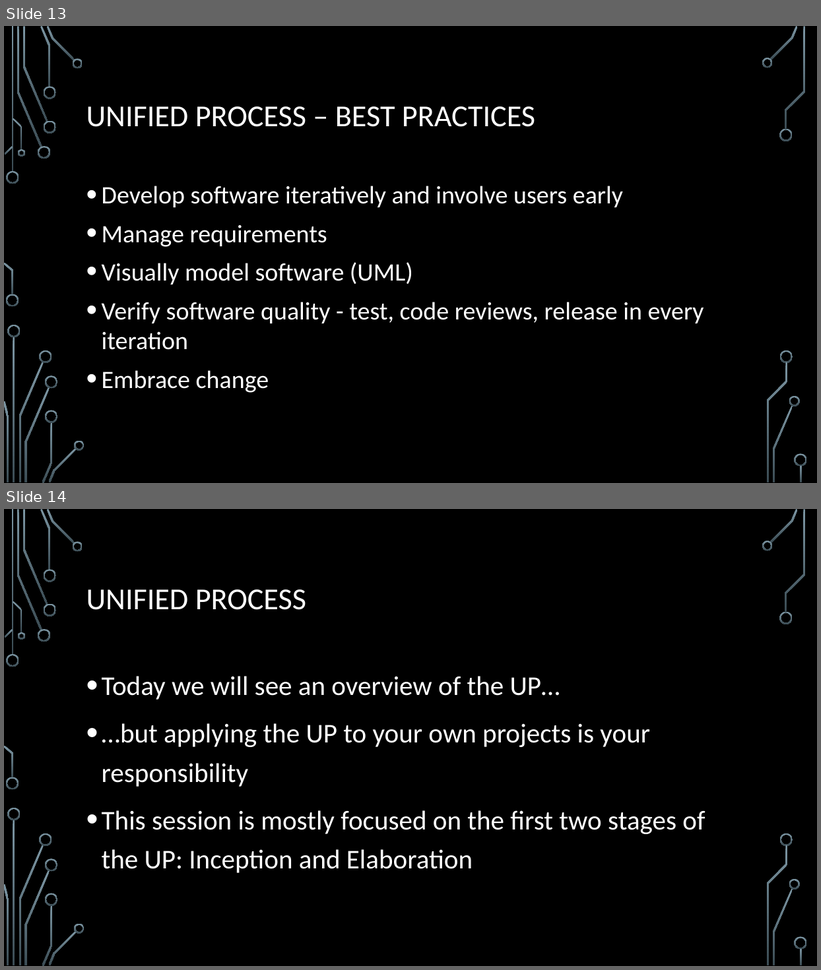
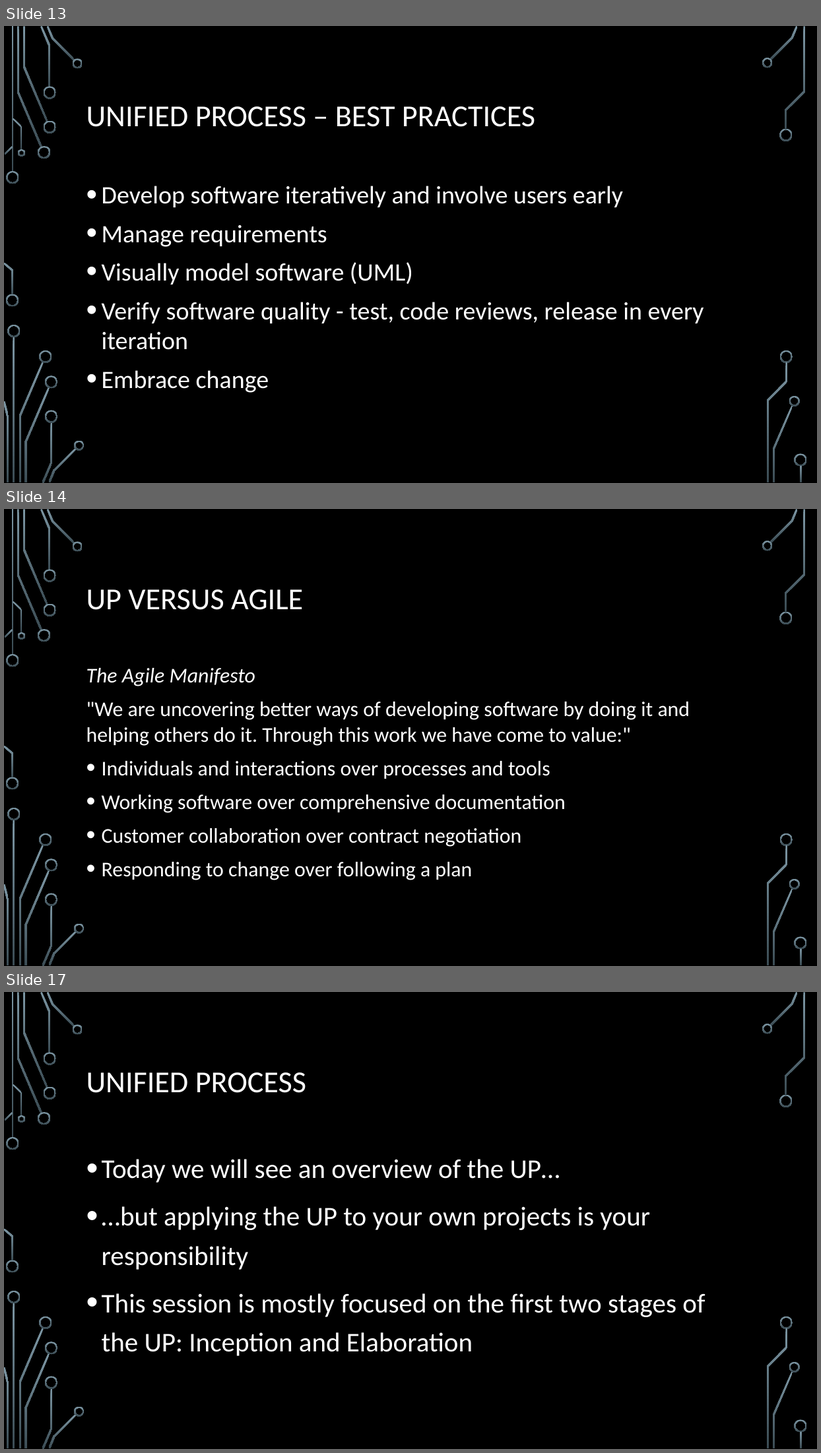
Before and after one commit to egges/mso, a slide deck: slides/Unified Process.pptx. Shown one above the other, each under a label of ours: slides 13 and 14 before the commit, slides 13, 14 and 17 after it; the slides between them are not shown. The pictures are 821x970 and 821x1453 pixels, drawn with LibreOffice and Linux fonts; fonts in the diff are those of the drawing; background and template pictures are left out. Boxes give left, top, right and bottom in pixels: in the first picture for what was removed or moved away, otherwise in the second. Text is boxed around its words. In the diff, an @@ line names an element or a change of style, - is before the commit and + after.

```diff
--- a/slides/Unified Process.pptx
+++ b/slides/Unified Process.pptx
@@ slide 14 added at (x1=4, y1=509, x2=817, y2=966), background picture (left out); not listed: 36 template elements that a slide beside it also shows @@
@@ title added at (x1=86, y1=590, x2=303, y2=610), 36 pt, text #FFFFFF @@
+UP VERSUS AGILE
@@ text added at (x1=86, y1=668, x2=690, y2=881), 24.8 pt, text #FFFFFF @@
+The Agile Manifesto
+"We are uncovering better ways of developing software by doing it and helping others do it. Through this work we have come to value:"
+• Individuals and interactions over processes and tools
+• Working software over comprehensive documentation
+• Customer collaboration over contract negotiation
+• Responding to change over following a plan
@@ what was slide 14 is now slide 17 @@
```
Also in this commit, not shown: 2 other slides added, 2 other files.
